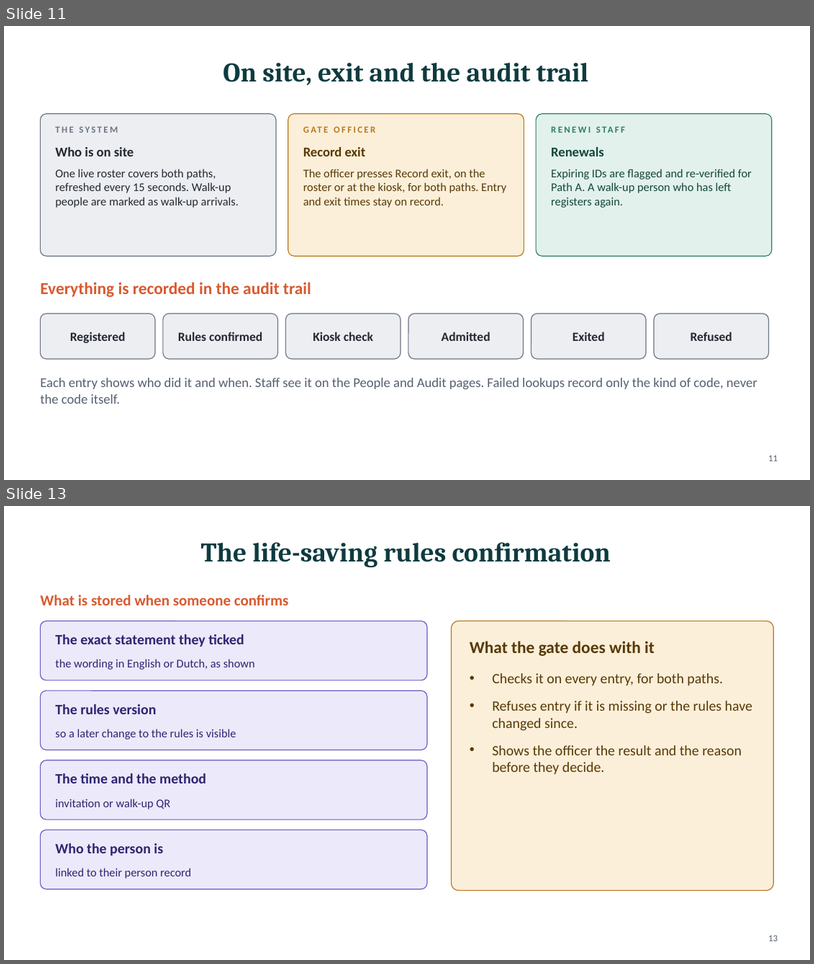
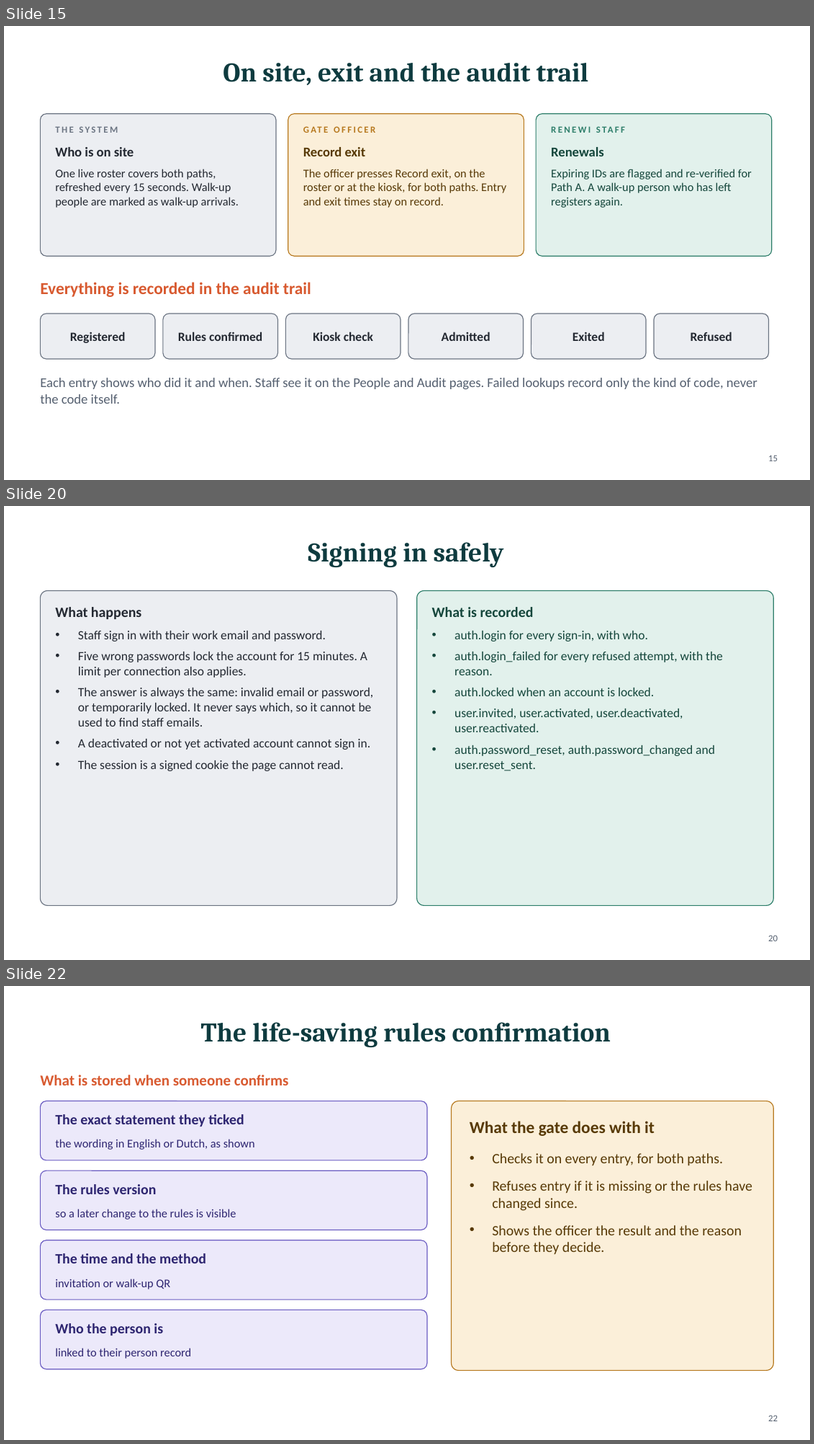
Before and after one commit to Sharon-dt3/vlaardingen_contractor_access, a slide deck: v2/docs/Site-Access-V2-Deck.pptx. Shown one above the other, each under a label of ours: slides 11 and 13 before the commit, slides 15, 20 and 22 after it; the slides between them are not shown. The pictures are 814x964 and 814x1444 pixels, drawn with LibreOffice and Linux fonts; fonts in the diff are those of the drawing. Boxes give left, top, right and bottom in pixels: in the first picture for what was removed or moved away, otherwise in the second. Text is boxed around its words. In the diff, an @@ line names an element or a change of style, - is before the commit and + after.

```diff
--- a/v2/docs/Site-Access-V2-Deck.pptx
+++ b/v2/docs/Site-Access-V2-Deck.pptx
@@ slide 20 added at bbox=[4, 506, 810, 960], background #FFFFFF @@
@@ title added at bbox=[308, 542, 504, 568], 32 pt, text #0E3B3F, bold @@
+Signing in safely
@@ rounded rectangle added at bbox=[40, 591, 397, 906], fill #ECEEF2, outline #6B7482 1 pt @@
@@ rounded rectangle added at bbox=[417, 591, 774, 906], fill #E2F1EC, outline #2F7F6B 1 pt @@
@@ text added at bbox=[55, 607, 142, 619], 17 pt, text #232831, bold @@
+What happens
@@ text added at bbox=[432, 607, 534, 617], 17 pt, text #14463B, bold @@
+What is recorded
@@ text added at bbox=[78, 631, 373, 771], 15 pt, text #232831 @@
+• Staff sign in with their work email and password.
+• Five wrong passwords lock the account for 15 minutes. A limit per connection also applies.
+• The answer is always the same: invalid email or password, or temporarily locked. It never says which, so it cannot be used to find staff emails.
+• A deactivated or not yet activated account cannot sign in.
+• The session is a signed cookie the page cannot read.
@@ text added at bbox=[455, 631, 723, 771], 15 pt, text #14463B @@
+• auth.login for every sign-in, with who.
+• auth.login_failed for every refused attempt, with the reason.
+• auth.locked when an account is locked.
+• user.invited, user.activated, user.deactivated, user.reactivated.
+• auth.password_reset, auth.password_changed and user.reset_sent.
@@ page number added at bbox=[769, 934, 778, 941], 11 pt, text #556070 @@
+20
@@ what was slide 11 is now slide 15 @@
@@ page number at bbox=[769, 455, 778, 461]: text changed @@
-11
+15
@@ what was slide 13 is now slide 22 @@
@@ page number at bbox=[769, 1414, 778, 1421]: text changed @@
-13
+22
```
Also in this commit, not shown: 3 slides changed, 10 other slides added.
